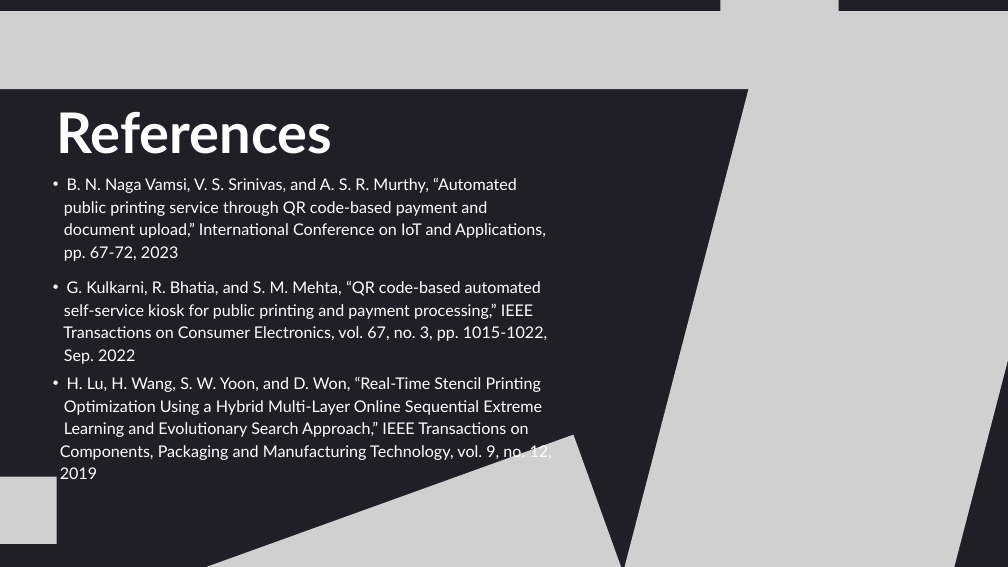
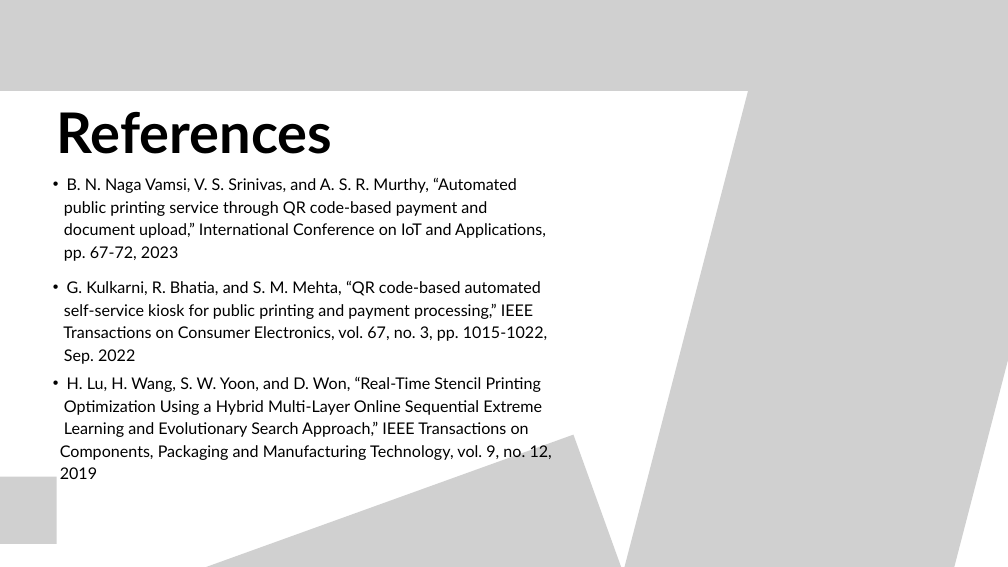
Before and after one commit to vansh1056/Major_project-Scan-pay-, a slide deck: slide 13 of document/Presentation - scan and pay.pptx (slide 12 before the commit). Drawn at 1008x567 pixels with LibreOffice and Linux fonts; fonts in the diff are those of the drawing; grey boxes stand for pictures. Boxes give left, top, right and bottom in pixels: in the first picture for what was removed or moved away, otherwise in the second. Text is boxed around its words. In the diff, an @@ line names an element or a change of style, - is before the commit and + after.

```diff
--- a/document/Presentation - scan and pay.pptx
+++ b/document/Presentation - scan and pay.pptx
@@ background #201E27 to #FFFFFF @@
@@ picture: place and size @@
-picture at (0,11,1008,89)
+picture at (0,0,1008,91)
@@ text colour #FFFFFF to #000000 in 4 elements at (57,111,332,154), (64,178,546,261), (63,281,547,364), (60,377,552,479) @@
```
Also in this commit, not shown: 12 other slides changed, 1 slide added.
